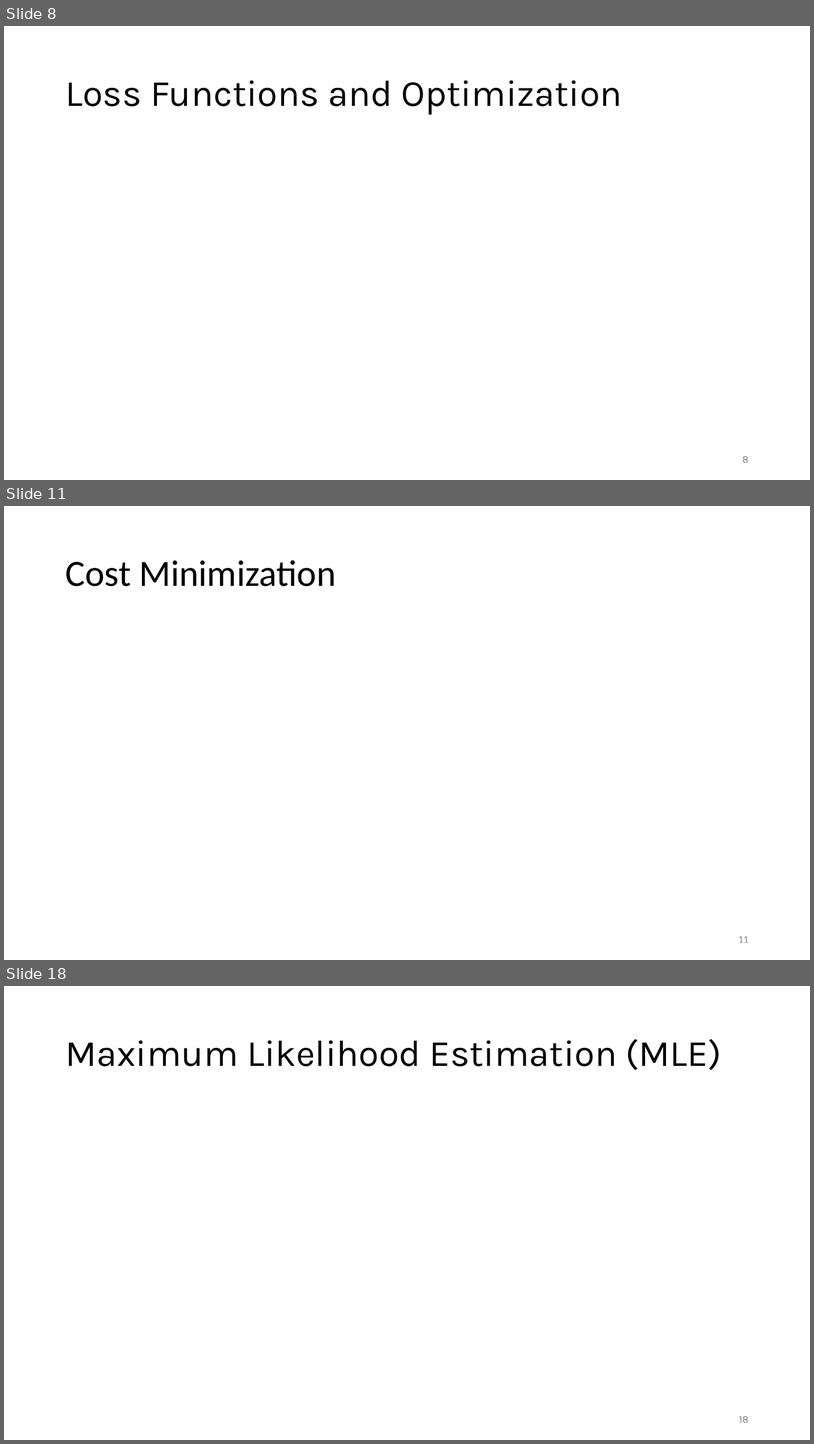
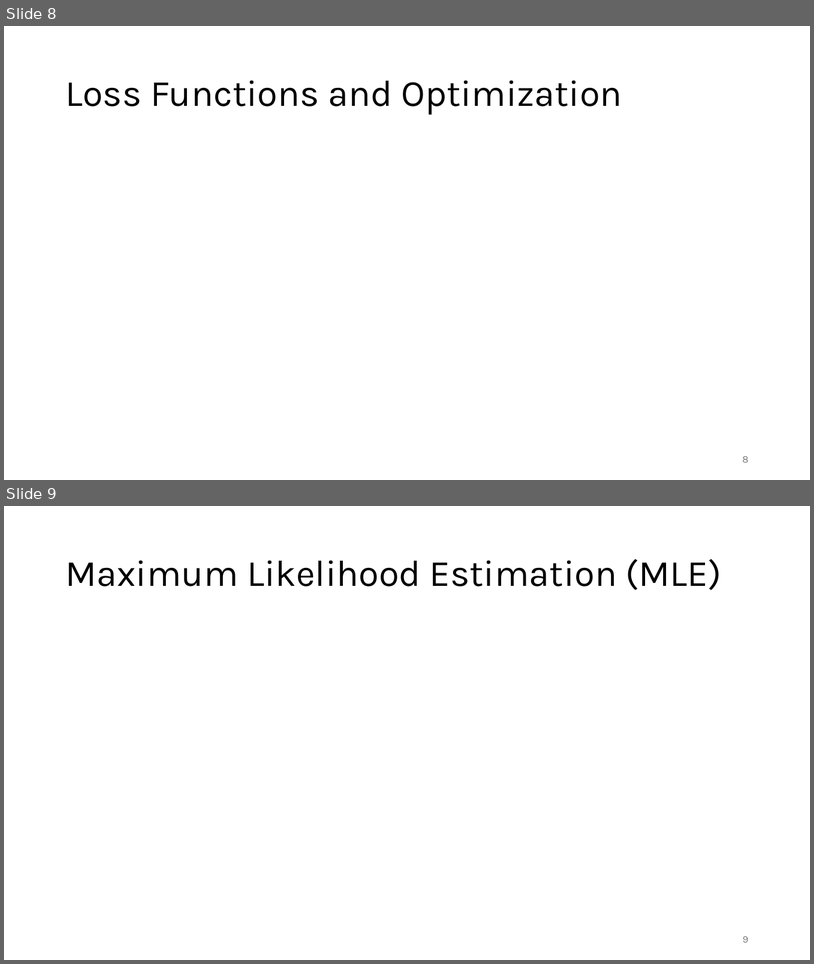
Before and after one commit to FelixWick/data_science, a slide deck: slides/4_statistical_inference.pptx. Shown one above the other, each under a label of ours: slides 8, 11 and 18 before the commit, slides 8 and 9 after it; the slides between them are not shown. The pictures are 814x1444 and 814x964 pixels, drawn with LibreOffice and Linux fonts; fonts in the diff are those of the drawing; grey boxes stand for pictures. Boxes give left, top, right and bottom in pixels: in the first picture for what was removed or moved away, otherwise in the second. Text is boxed around its words. In the diff, an @@ line names an element or a change of style, - is before the commit and + after.

```diff
--- a/slides/4_statistical_inference.pptx
+++ b/slides/4_statistical_inference.pptx
@@ slide 11 removed at [4, 506, 810, 960], background #FFFFFF @@
@@ title removed at [65, 560, 336, 586] @@
-Cost Minimization
@@ page number removed at [738, 936, 749, 942] @@
-11
@@ what was slide 18 is now slide 9 @@
@@ page number at [743, 936, 749, 942]: text changed @@
-18
+9
```
Also in this commit, not shown: 12 other slides removed, 1 other file.
